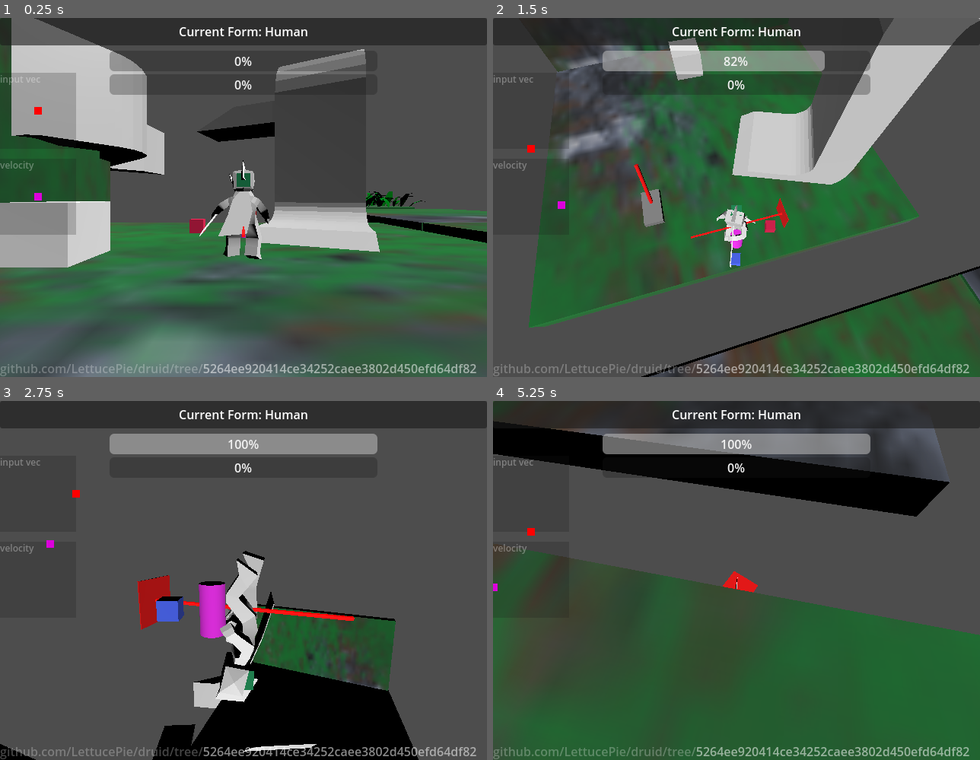
Above: before the commit, frames 1-4 (two rows, left to right).
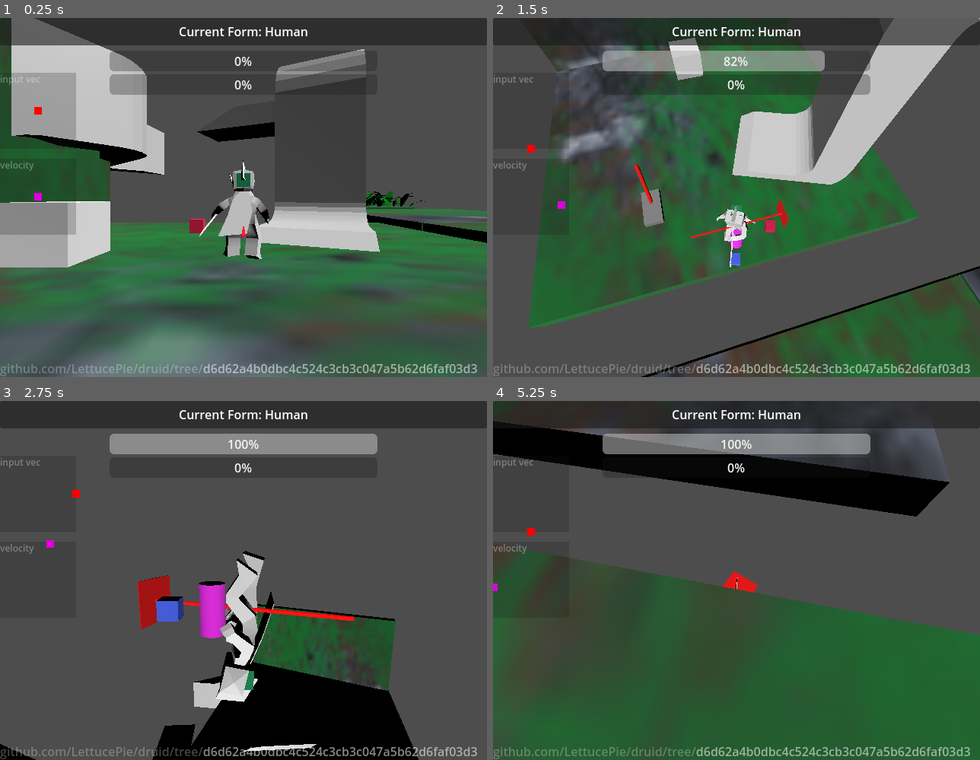
Above: after the commit, the same moments.

Repository: LettucePie/druid
Game: Godot game, scene res://playscenes/play_0.tscn
The game is run twice, just before and just after one commit, with the same random seed, the same clock (stepped at 60 frames per second) and the same inputs.
Inputs (mouse positions are in pixels of both pictures, inside the frame that each line leads up to):
- Up to frame 1 (0.25 s): no input
- Up to frame 2 (1.5 s): tap Enter (ui_accept) at 0.5 s; move the mouse to (736, 369) at 0.52 s; hold D (move_right) 0.53-1.28 s; hold Right mouse button (aim) 0.53-1.28 s; tap Space (jump) at 0.77 s; move the mouse to (639, 215) at 1.27 s; hold S (move_down) from 1.28 s (still down); tap N (attack) at 1.35 s
- Up to frame 3 (2.75 s): tap Space (jump) at 1.52 s; move the mouse to (292, 501) at 2.02 s; release S (move_down) at 2.03 s; hold D (move_right) from 2.03 s (still down); tap K (cam_down) at 2.1 s
- Up to frame 4 (5.25 s): move the mouse to (712, 652) at 2.77 s; release D (move_right) at 2.78 s; hold W (move_up) 2.78-3.53 s; tap J (cam_left) at 2.85 s; tap Space (jump) at 3.02, 3.77, 4.52 s; move the mouse to (882, 634) at 3.52 s; hold A (move_left) 3.53-5.03 s; tap L (cam_right) at 3.6 s; move the mouse to (590, 526) at 4.27 s; tap I (cam_up) at 4.35 s; move the mouse to (760, 580) at 5.02 s; press the mouse at (760, 580) at 5.03 s; hold S (move_down) from 5.03 s (still down)

The runs differ from the first frame. In frame 1, 0.8% of the frame differs, in the area x 41-98%, y 96-99%; in frame 2, 0.9%; in frame 3, 0.8%; in frame 4, 0.9%.

Commit message:
detect if on desktop and capture mouse

Diff:
--- a/core/player.tscn
+++ b/core/player.tscn
@@ -296,34 +296,34 @@
 transform = Transform3D(-0.312618, 0, -2.73299e-08, 0, 0.312618, 0, 2.73299e-08, 0, -0.312618, 0, 0.143265, 0)
 
 [node name="Skeleton3D" parent="human_node/human_model/human_armature" index="0"]
-bones/0/position = Vector3(0, -0.136591, -0.10598)
+bones/0/position = Vector3(0, -0.141889, -0.10598)
 bones/0/rotation = Quaternion(0.0914123, -0.00244562, -0.0016501, 0.995809)
-bones/1/rotation = Quaternion(-0.00762296, 0.030899, 0.796567, 0.603712)
+bones/1/rotation = Quaternion(-0.00892372, 0.0252647, 0.796849, 0.603584)
 bones/2/rotation = Quaternion(0.0834039, -0.0313383, 0.324214, 0.941779)
 bones/3/rotation = Quaternion(0.317049, 0.0415371, 0.0138462, 0.947398)
-bones/5/rotation = Quaternion(-0.0269893, -0.0138632, 0.0040182, 0.999532)
+bones/5/rotation = Quaternion(-0.0226835, -0.0138675, 0.0039365, 0.999639)
 bones/6/rotation = Quaternion(-0.0150778, -3.56578e-05, -0.000320333, 0.999886)
 bones/10/position = Vector3(-0.34512, -0.192523, -0.00858107)
-bones/10/rotation = Quaternion(-0.21616, 0.238887, 0.944451, 0.0649658)
-bones/11/rotation = Quaternion(-0.380732, 0.00103305, -0.00283354, 0.924681)
+bones/10/rotation = Quaternion(-0.215864, 0.243149, 0.943363, 0.0659412)
+bones/11/rotation = Quaternion(-0.391829, 0.00106709, -0.0028209, 0.920033)
 bones/12/rotation = Quaternion(-0.0599468, -0.00843683, -0.742144, 0.667501)
-bones/13/rotation = Quaternion(-0.0848499, -0.024187, -0.257265, 0.962305)
+bones/13/rotation = Quaternion(-0.0839137, -0.0222115, -0.26326, 0.960812)
 bones/14/rotation = Quaternion(0.395912, -0.0344117, -0.113618, 0.910582)
 bones/17/position = Vector3(0.358753, -0.19082, -0.0116346)
-bones/17/rotation = Quaternion(0.0999839, 0.327414, 0.935843, -0.0836753)
-bones/18/rotation = Quaternion(-0.238437, -0.0955064, -0.0107436, 0.966391)
+bones/17/rotation = Quaternion(0.0992538, 0.335524, 0.932966, -0.0845399)
+bones/18/rotation = Quaternion(-0.250906, -0.0953596, -0.0119769, 0.963229)
 
 [node name="ear_a" parent="human_node/human_model/human_armature/Skeleton3D" index="0"]
-transform = Transform3D(0.999448, -0.00253311, -0.0331121, -0.000748141, 0.995116, -0.098709, 0.0332005, 0.0986793, 0.994565, 0.000675778, 1.70742, 0.173799)
+transform = Transform3D(0.999448, -0.00253311, -0.0331121, -0.00103415, 0.994229, -0.107274, 0.0331928, 0.107249, 0.993678, 0.000675778, 1.70137, 0.180568)
 
 [node name="hair_a" parent="human_node/human_model/human_armature/Skeleton3D" index="1"]
-transform = Transform3D(0.999448, -0.00253311, -0.0331121, -0.000748141, 0.995116, -0.098709, 0.0332005, 0.0986793, 0.994565, 0.00858761, 2.12312, -0.0550072)
+transform = Transform3D(0.999448, -0.00253311, -0.0331121, -0.00103415, 0.994229, -0.107274, 0.0331928, 0.107249, 0.993678, 0.00858761, 2.11902, -0.0446481)
 
 [node name="cape" parent="human_node/human_model/human_armature/Skeleton3D" index="2"]
-transform = Transform3D(0.999449, -0.0329398, 0.00416953, 0.0331201, 0.997922, -0.0552803, -0.00233995, 0.0553879, 0.998462, -0.0395435, 1.20388, -0.309437)
+transform = Transform3D(0.999449, -0.0329398, 0.00416953, 0.033139, 0.997407, -0.0638805, -0.00205451, 0.0639835, 0.997949, -0.0395435, 1.20202, -0.306988)
 
 [node name="staff_a" parent="human_node/human_model/human_armature/Skeleton3D" index="3"]
-transform = Transform3D(0.381484, -0.302567, 0.873455, 0.862065, 0.4575, -0.21803, -0.333637, 0.83615, 0.435362, 1.40408, 0.0533256, 0.207423)
+transform = Transform3D(0.393237, -0.298233, 0.869725, 0.857388, 0.460552, -0.229733, -0.33204, 0.836031, 0.436808, 1.39426, 0.0387862, 0.208036)
 
 [node name="standin_floor" parent="human_node/human_model" index="1"]
 visible = false
@@ -361,16 +361,16 @@
 [node name="Skeleton3D" parent="wolf_node/wolf_model/Armature" index="0"]
 bones/1/rotation = Quaternion(0.656745, -8.93774e-16, -8.93774e-16, 0.754113)
 bones/2/rotation = Quaternion(0.12946, 1.04057e-15, -9.22106e-17, 0.991585)
-bones/3/rotation = Quaternion(-0.302904, -4.78207e-18, 5.93542e-17, 0.953021)
-bones/4/rotation = Quaternion(-0.288299, 1.941e-19, 6.46529e-17, 0.957541)
+bones/3/rotation = Quaternion(-0.310062, -5.31755e-18, 5.93606e-17, 0.950716)
+bones/4/rotation = Quaternion(-0.28484, 4.2751e-19, 6.46518e-17, 0.958575)
 bones/5/rotation = Quaternion(0.456607, 1.48065e-22, -1.01387e-16, 0.889668)
 bones/6/rotation = Quaternion(0.859775, 0.204093, 0.0176992, -0.467782)
 bones/7/rotation = Quaternion(0.859775, -0.204093, -0.0176992, -0.467782)
-bones/8/position = Vector3(0.903733, 1.08752, 1.10981)
-bones/8/rotation = Quaternion(0.78436, 5.99668e-18, 7.40185e-18, 0.620305)
+bones/8/position = Vector3(0.903733, 1.06229, 1.12587)
+bones/8/rotation = Quaternion(0.788584, 6.04715e-18, 7.36068e-18, 0.614927)
 bones/9/rotation = Quaternion(0.102258, 1.18584e-07, 1.21901e-08, 0.994758)
-bones/12/position = Vector3(-0.903733, 1.08752, 1.10981)
-bones/12/rotation = Quaternion(0.78436, 5.99668e-18, 7.40185e-18, 0.620305)
+bones/12/position = Vector3(-0.903733, 1.06229, 1.12587)
+bones/12/rotation = Quaternion(0.788584, 6.04715e-18, 7.36068e-18, 0.614927)
 bones/13/rotation = Quaternion(0.102258, 1.18584e-07, 1.21901e-08, 0.994758)
 bones/16/rotation = Quaternion(0.649191, -0.000736844, -0.092586, 0.754969)
 bones/17/rotation = Quaternion(0.560286, -0.0218214, 0.0589299, 0.825912)
--- a/playscenes/play_setup.gd
+++ b/playscenes/play_setup.gd
@@ -53,12 +53,18 @@
 		print("Failed to connect Core Elements")
 		get_tree().quit()
 	initialize_player()
+	detect_input()
 
 
 func initialize_player():
 	player.position = stage.start_point.position
 #	player.position = stage.checkpoint_spawns[stage.current_checkpoint].position
 	player.set_form_to(player.Form.HUMAN)
+
+
+func detect_input():
+	if !OS.has_feature("mobile"):
+		Input.mouse_mode = Input.MOUSE_MODE_CAPTURED
 
 
 # Called every frame. 'delta' is the elapsed time since the previous frame.
--- a/project.godot
+++ b/project.godot
@@ -14,7 +14,7 @@
 run/main_scene="res://playscenes/play_0.tscn"
 config/features=PackedStringArray("4.2", "Mobile")
 config/icon="res://icon.svg"
-config/git_sha="5264ee920414ce34252caee3802d450efd64df82"
+config/git_sha="d6d62a4b0dbc4c524c3cb3c047a5b62d6faf03d3"
 
 [display]
 
